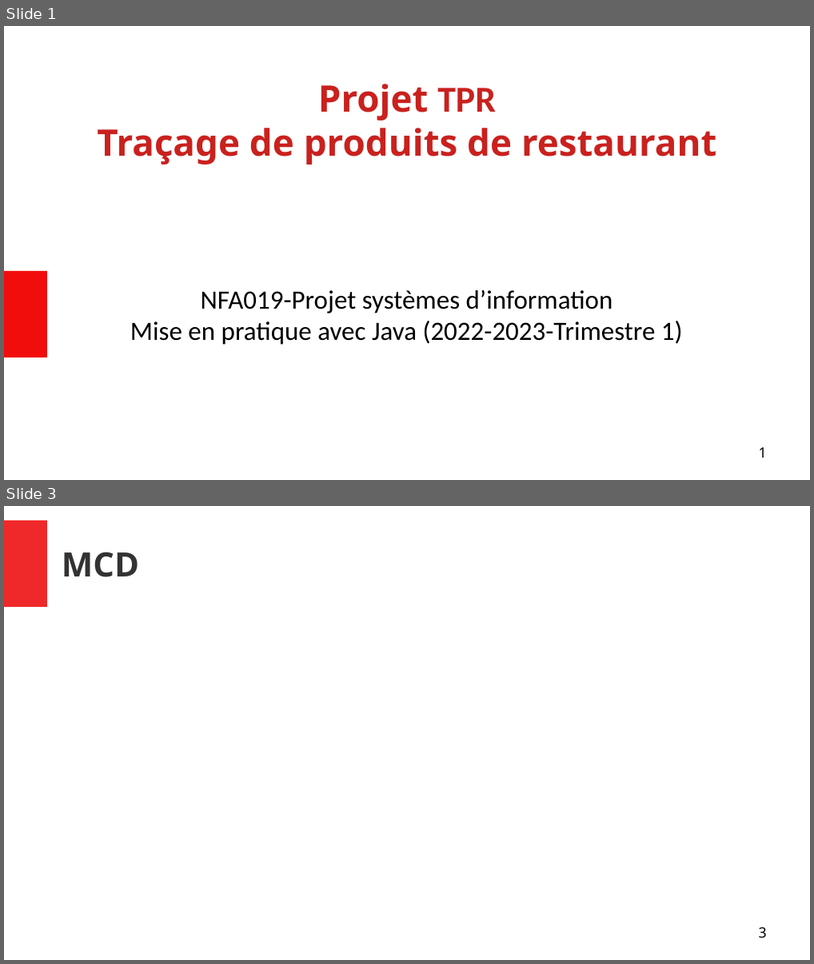
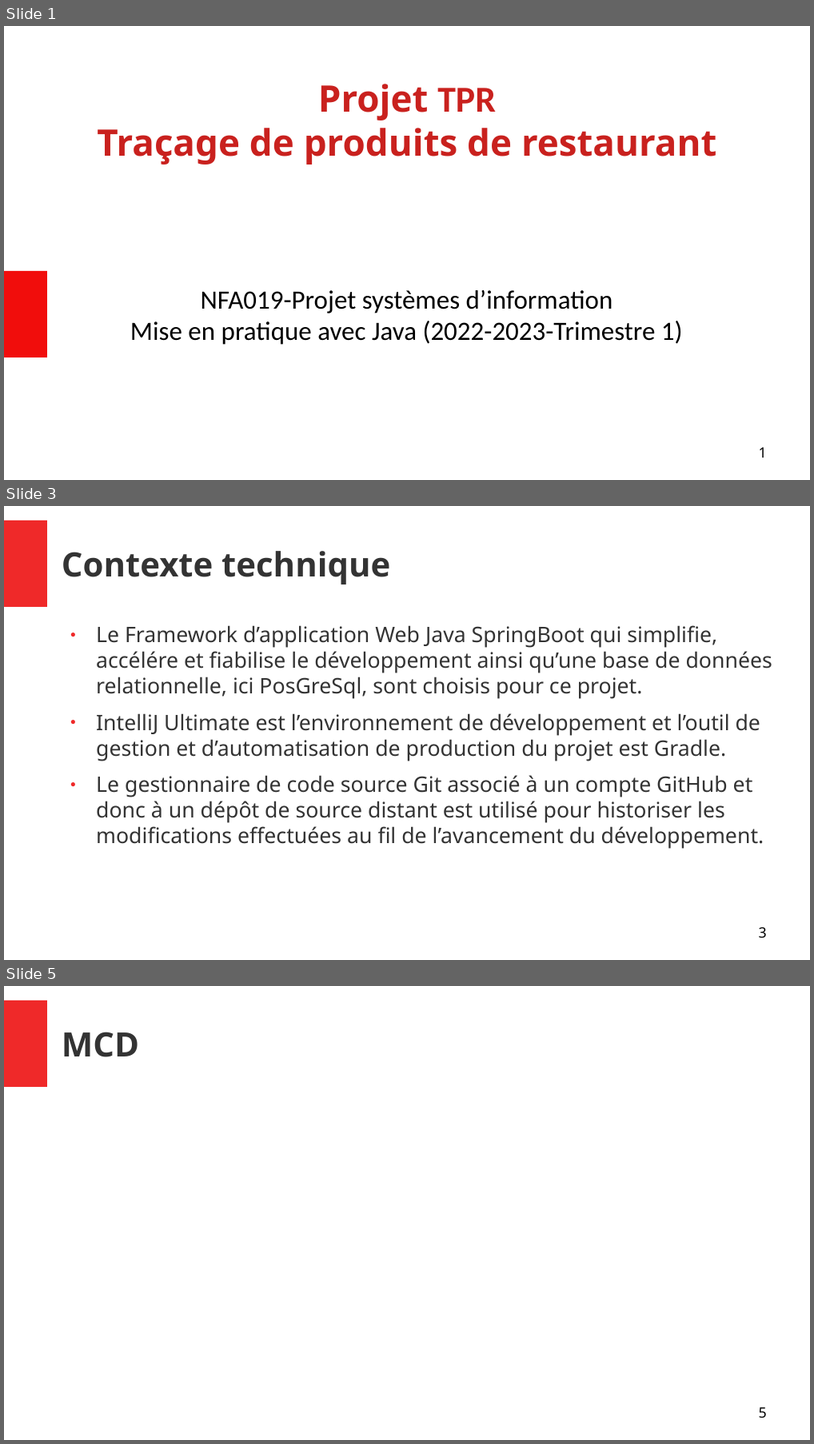
Before and after one commit to PierreGoa/ProjetTPR, a slide deck: Documentations/PresentationTPR.odp. Shown one above the other, each under a label of ours: slides 1 and 3 before the commit, slides 1, 3 and 5 after it; the slides between them are not shown. The pictures are 814x964 and 814x1444 pixels, drawn with LibreOffice and Linux fonts; fonts in the diff are those of the drawing. Boxes give left, top, right and bottom in pixels: in the first picture for what was removed or moved away, otherwise in the second. Text is boxed around its words. In the diff, an @@ line names an element or a change of style, - is before the commit and + after.

```diff
--- a/Documentations/PresentationTPR.odp
+++ b/Documentations/PresentationTPR.odp
@@ slide 3 added at <box>4,506,810,960</box>, background #FFFFFF; not listed: 1 template element that a slide beside it also shows @@
@@ title added at <box>62,551,390,584</box>, 33 pt, text #333333, bold @@
+Contexte technique
@@ text added at <box>96,625,773,848</box>, 21 pt, text #333333 @@
+● Le Framework d’application Web Java SpringBoot qui simplifie, accélére et fiabilise le développement ainsi qu’une base de données relationnelle, ici PosGreSql, sont choisis pour ce projet.
+● IntelliJ Ultimate est l’environnement de développement et l’outil de gestion et d’automatisation de production du projet est Gradle.
+● Le gestionnaire de code source Git associé à un compte GitHub et donc à un dépôt de source distant est utilisé pour historiser les modifications effectuées au fil de l’avancement du développement.
@@ page number added at <box>759,927,767,937</box>, 14 pt, text #000000 @@
+3
@@ what was slide 3 is now slide 5 @@
@@ page number at <box>759,1407,767,1417</box>: text changed @@
-3
+5
```
Also in this commit, not shown: 2 slides changed, 2 other slides added, 1 slide removed.
